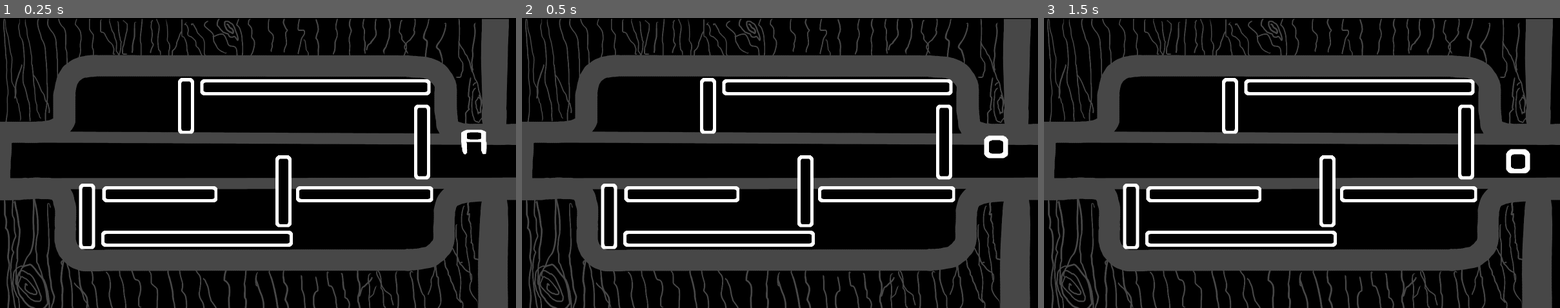
Above: before the commit, frames 1-3 (left to right).
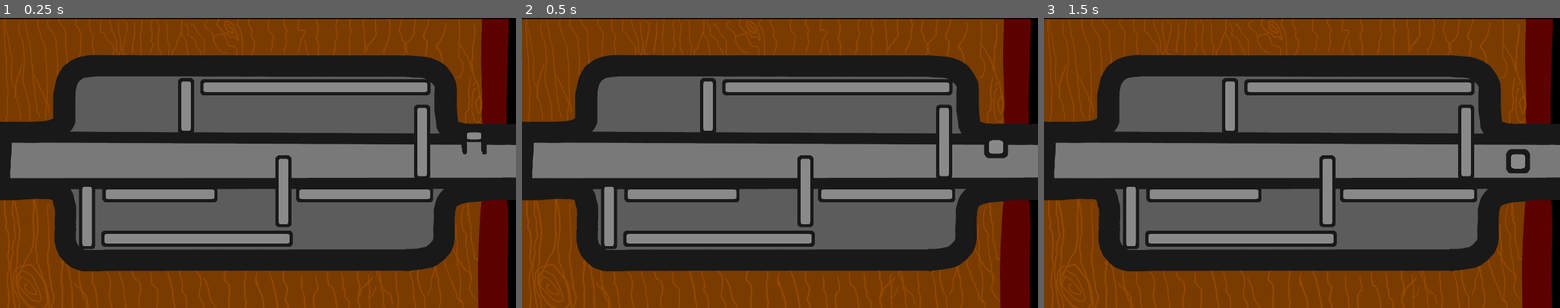
Above: after the commit, the same moments.

Repository: MarmadileManteater/Carbuncle-Game
Game: Godot game, scene res://scenes/global/global.tscn
Same seed, same stepped clock (60 frames per second), same inputs: the game is played once before the commit and once after it.
Inputs (mouse positions are in pixels of both pictures, inside the frame that each line leads up to):
- Up to frame 1 (0.25 s): no input
- Up to frame 2 (0.5 s): no input
- Up to frame 3 (1.5 s): move the mouse to (1415, 148) at 0.52 s; click (1415, 148) at 0.67 s; tap Enter at 1.25 s; move the mouse to (1198, 177) at 1.27 s; click (1198, 177) at 1.42 s

The runs differ from the first frame. In frame 1, 98% of the frame differs, in the area x 0-100%, y 0-100%; in frame 2, 98%; in frame 3, 98%.

Commit message:
Colorize puzzle

Diff:
--- a/project/scenes/lock_puzzle/lock_puzzle.tscn
+++ b/project/scenes/lock_puzzle/lock_puzzle.tscn
@@ -221,7 +221,6 @@
 script = ExtResource("1_jv80f")
 
 [node name="Sprite2D" type="Sprite2D" parent="." unique_id=472871172]
-self_modulate = Color(0.2784314, 0.2784314, 0.2784314, 1)
 z_index = -1
 position = Vector2(800, 453)
 texture = ExtResource("1_nlmpk")
Binary file changed: project/assets/sprites/knob_shaft.png
Binary file added: project/assets/sprites/knob_shaft_original.png
Not shown, added: project/assets/sprites/knob_shaft_original.png.import
Binary file changed: project/assets/sprites/puzzle_back.png
Binary file added: project/assets/sprites/puzzle_back_original.png
Not shown, added: project/assets/sprites/puzzle_back_original.png.import
Binary file changed: project/assets/sprites/puzzle_spritesheet.png
Binary file added: project/assets/sprites/puzzle_spritesheet_original.png
Not shown, added: project/assets/sprites/puzzle_spritesheet_original.png.import
Not shown, changed: raw/puzzle.xcf
